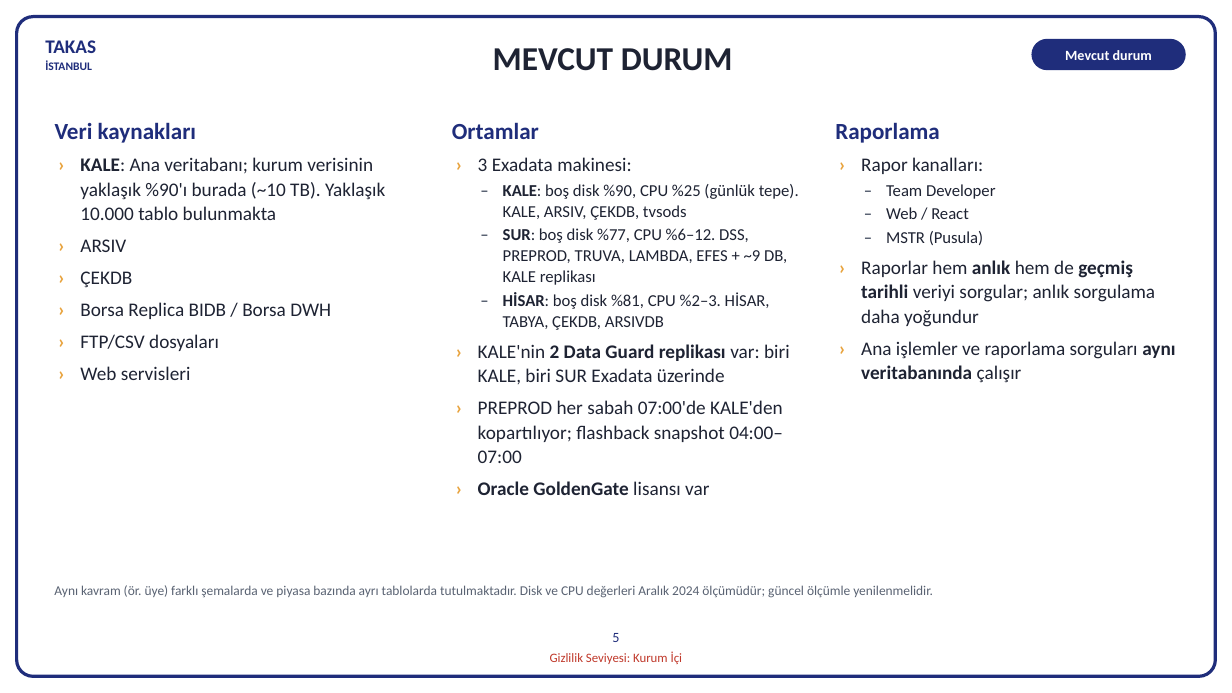
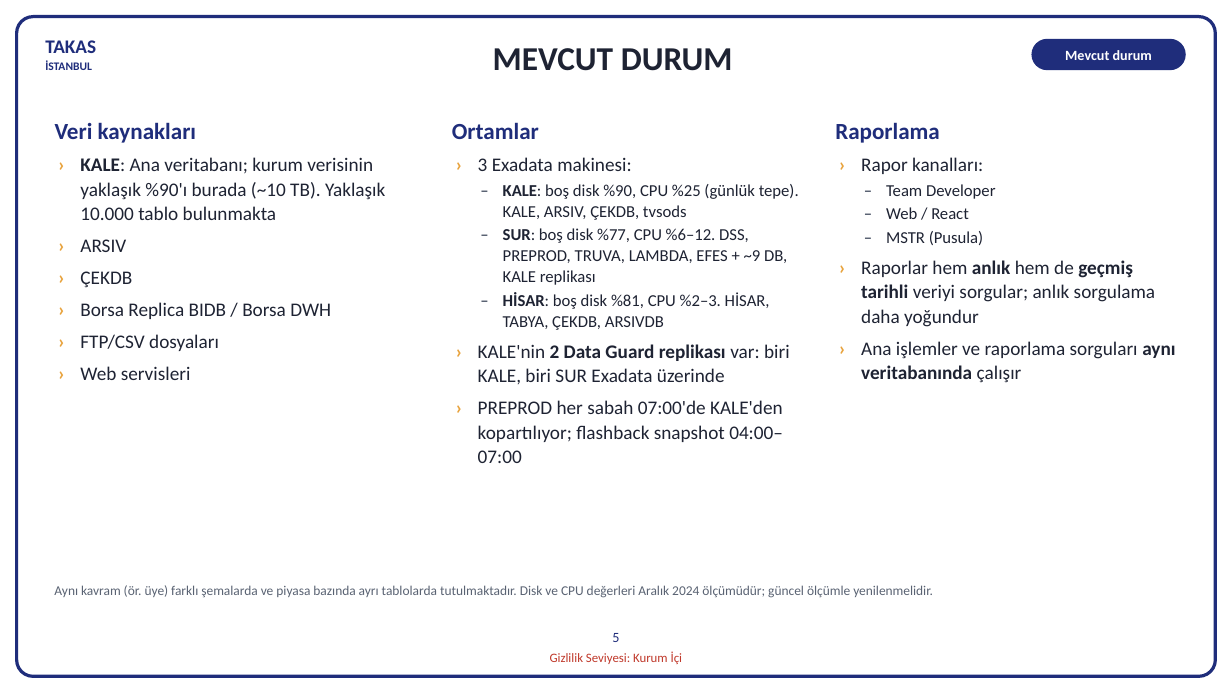
Before and after one commit to hanifidemirel0/Cursor-Projects, a slide deck: slide 5 of outputs/dwh-sunum-kasim-2026/5 - DWHSunum_Kasim2026.pptx. Drawn at 1232x693 pixels with LibreOffice and Linux fonts; fonts in the diff are those of the drawing. Boxes give left, top, right and bottom in pixels: in the first picture for what was removed or moved away, otherwise in the second. Text is boxed around its words. In the diff, an @@ line names an element or a change of style, - is before the commit and + after.

```diff
--- a/outputs/dwh-sunum-kasim-2026/5 - DWHSunum_Kasim2026.pptx
+++ b/outputs/dwh-sunum-kasim-2026/5 - DWHSunum_Kasim2026.pptx
@@ text at (478, 481, 709, 495): paragraph removed @@
-› Oracle GoldenGate lisansı var
```
Also in this commit, not shown: 2 other files.
